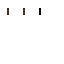
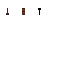
Two versions of the same layered image (64x64). Layer-by-layer changes:
painted on "Background" over left=6, top=8, right=41, bottom=15
